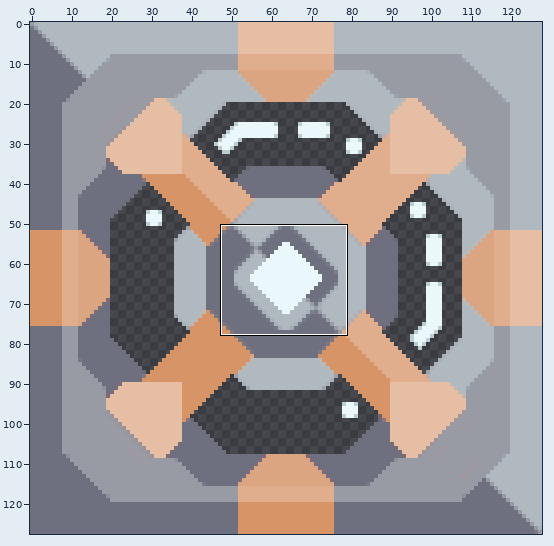
Sprite sheet -- sprites/blocks/condenser-top.png. The first picture is a wide view before the edit; the outline marks the close-up.
Close-up. Before the commit:
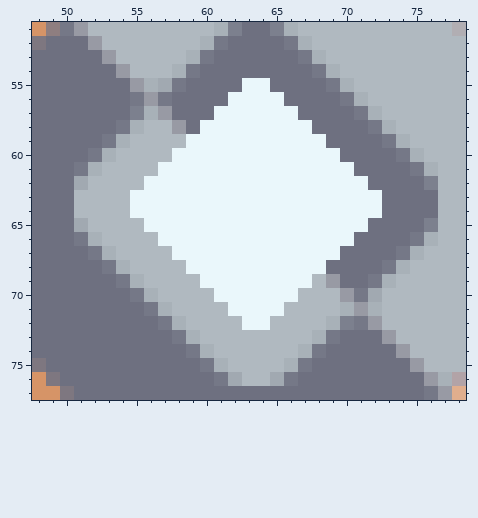
The file is 128x128 pixels. Colours within 5 levels of each other are drawn and written as one. Shown: x 48..78, y 51..77.
The result:
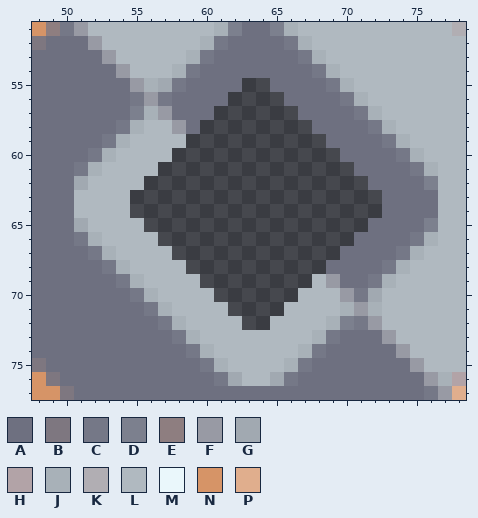
Palette (. is transparent): A #6e7080  B #7e7780  C #757887  D #7c808e  E #8e7e80  F #989aa4  G #a1a9b1  H #b2a3a7  J #a8b1b8  K #b1aeb3  L #b0b9c0  M #eaf7fb  N #d69467  P #e0ae8d
Difference:
Colour M is gone in row 55 at x 63 to 64; in row 56 at x 62 to 65; in row 57 at x 61 to 66; in row 58 at x 60 to 67; in row 59 at x 59 to 68; in row 60 at x 58 to 69.
Colour M is gone in row 61 at x 57 to 70; in row 62 at x 56 to 71; in rows 63 to 64 at x 55 to 72; in row 65 at x 56 to 71; in row 66 at x 57 to 70; in row 67 at x 58 to 69.
Colour M is gone in row 68 at x 59 to 68; in row 69 at x 60 to 67; in row 70 at x 61 to 66; in row 71 at x 62 to 65; in row 72 at x 63 to 64.
Pixel boxes of the changes (left, top, right, bottom) in both close-ups:
erased: (130, 78, 382, 330)
